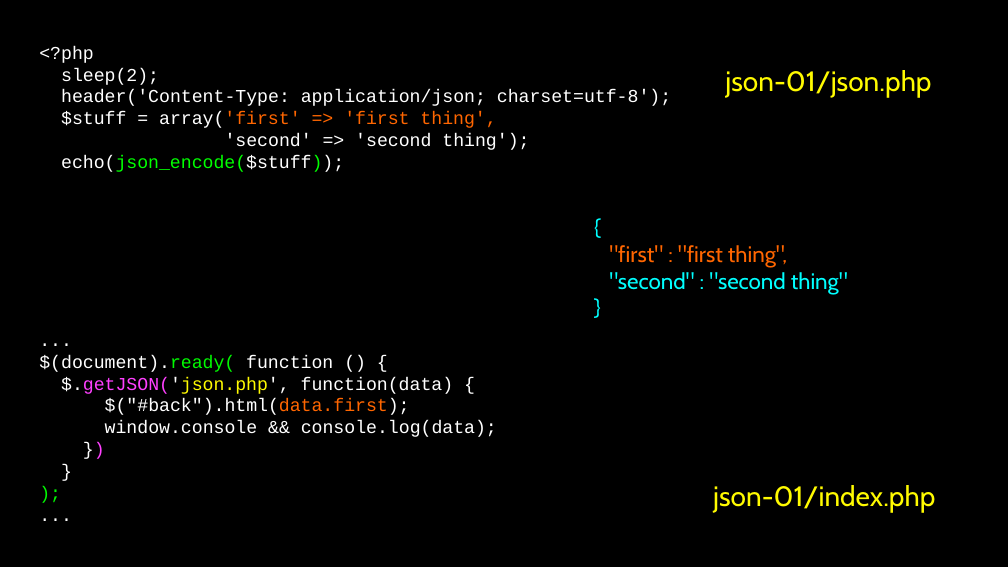
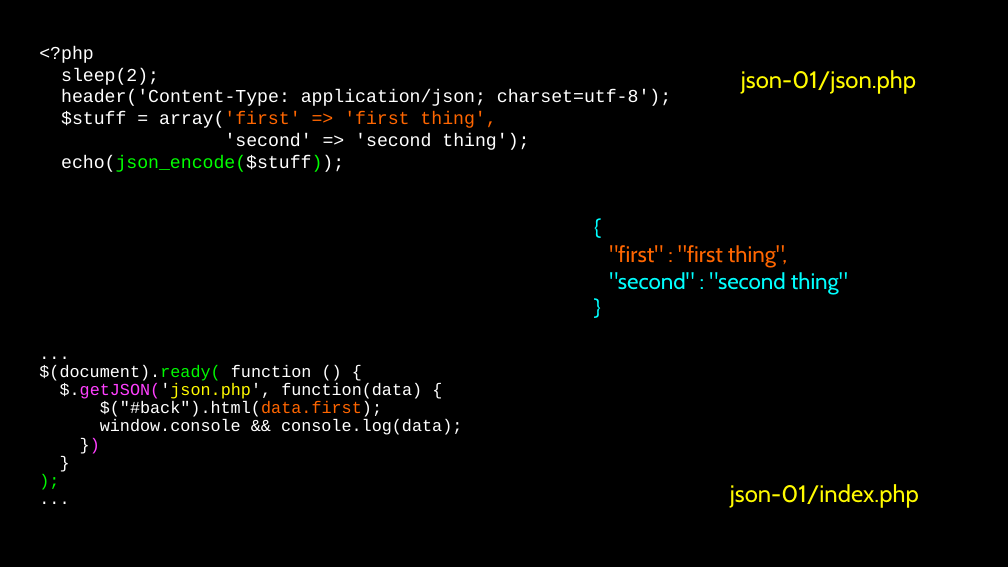
Before and after one commit to csev/wa4e, a slide deck: slide 12 of lectures/JS-04-JSON.ppt. Drawn at 1008x567 pixels with LibreOffice and Linux fonts; fonts in the diff are those of the drawing. Boxes give left, top, right and bottom in pixels: in the first picture for what was removed or moved away, otherwise in the second. Text is boxed around its words. In the diff, an @@ line names an element or a change of style, - is before the commit and + after.

```diff
--- a/lectures/JS-04-JSON.ppt
+++ b/lectures/JS-04-JSON.ppt
@@ free "json-01/json.php" at (663,62,993,100): size 20 to 17 pt; line spacing 1 to 0.9 @@
@@ free "..." at (36,326,603,526): size 13 to 12 pt; line spacing 1 to 0.9 @@
@@ free "json-01/index.php" at (655,477,994,514): size 20 to 17 pt; line spacing 1 to 0.9 @@
```
Also in this commit, not shown: 8 other slides changed.
